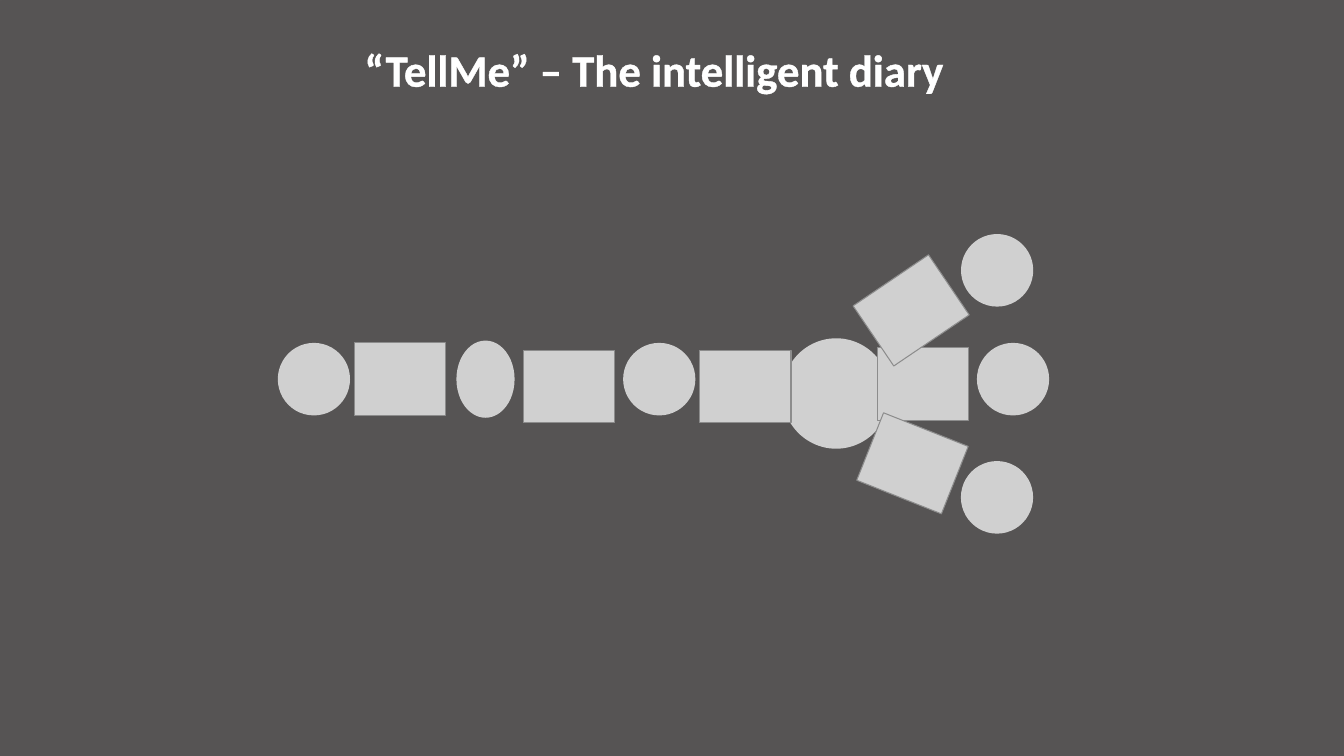
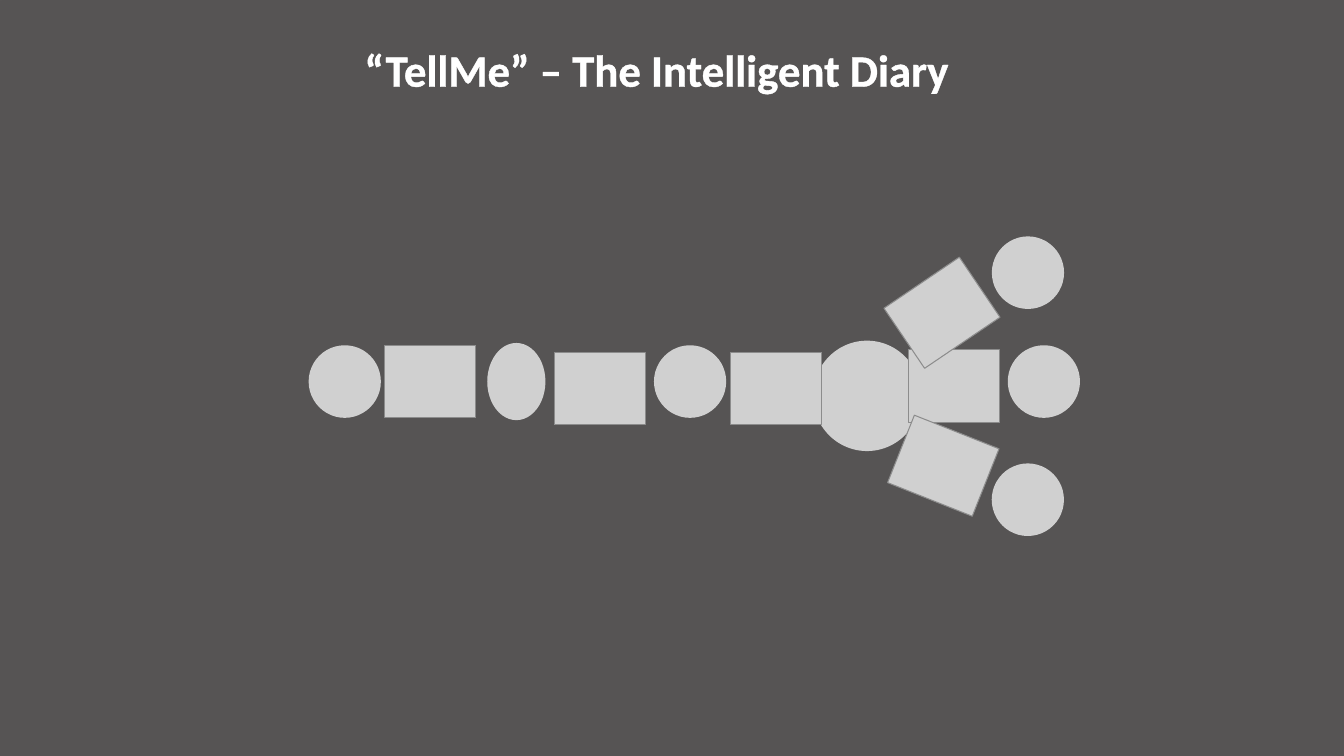
Before and after one commit to SimonPiep/HappyMemories, a slide deck: slide 1 of HappyMemories/Presentation/TellMe.pptx. Drawn at 1344x756 pixels with LibreOffice and Linux fonts; fonts in the diff are those of the drawing; grey boxes stand for pictures. Boxes give left, top, right and bottom in pixels: in the first picture for what was removed or moved away, otherwise in the second. Text is boxed around its words. In the diff, an @@ line names an element or a change of style, - is before the commit and + after.

```diff
--- a/HappyMemories/Presentation/TellMe.pptx
+++ b/HappyMemories/Presentation/TellMe.pptx
@@ text at (x1=365, y1=53, x2=949, y2=95): text changed @@
-“TellMe” – The intelligent diary
+“TellMe” – The Intelligent Diary
@@ 8 pictures moved together from (x1=278, y1=234, x2=1050, y2=533) to (x1=309, y1=237, x2=1081, y2=536) @@
@@ 5 pictures moved together from (x1=457, y1=255, x2=969, y2=514) to (x1=487, y1=257, x2=1000, y2=516) @@
```
Also in this commit, not shown: 1 other slide changed, 1 slide added, 1 other file.
